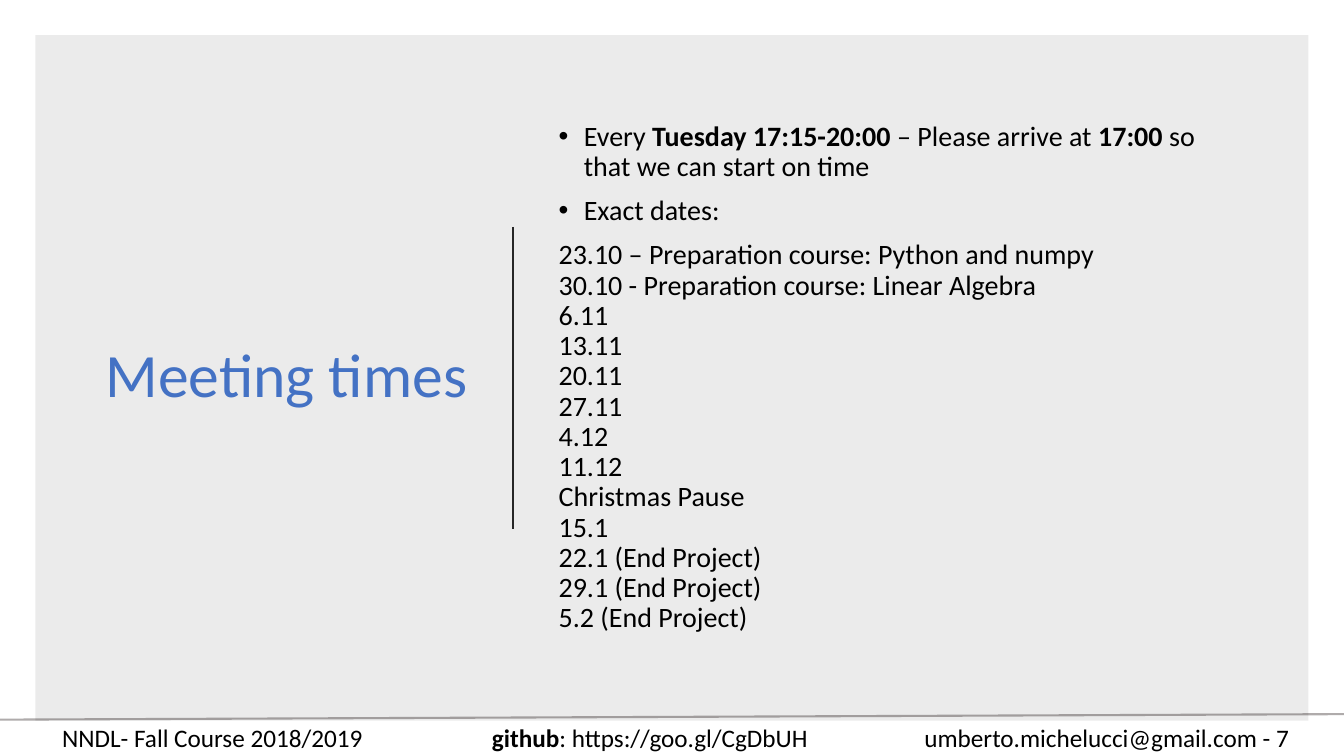
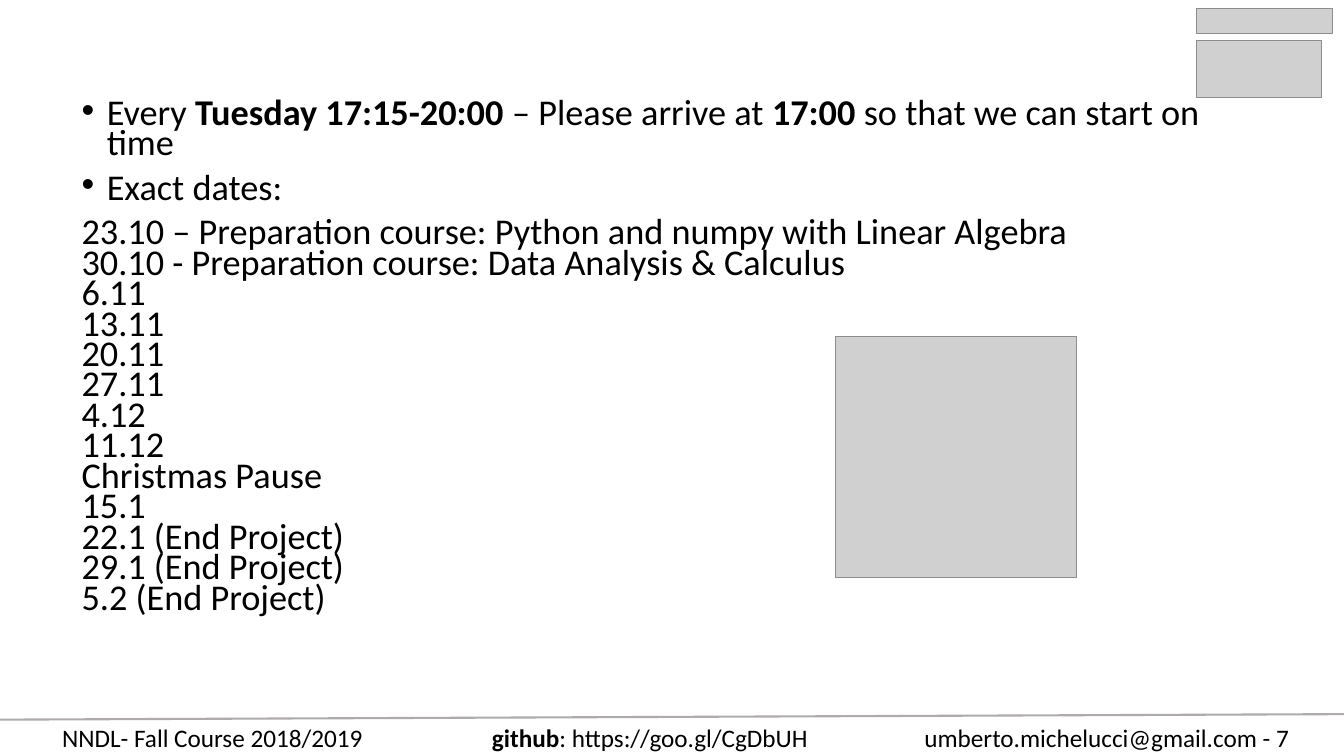
Before and after one commit to toelt-llc/COURSE-zhaw-dlcourse-spring2019, a slide deck: slide 7 of NNDL - Fall 18 Week 1 - Administration and basics.pptx. Drawn at 1344x756 pixels with LibreOffice and Linux fonts; fonts in the diff are those of the drawing; grey boxes stand for pictures. Boxes give left, top, right and bottom in pixels: in the first picture for what was removed or moved away, otherwise in the second. Text is boxed around its words. In the diff, an @@ line names an element or a change of style, - is before the commit and + after.

```diff
--- a/NNDL - Fall 18 Week 1 - Administration and basics.pptx
+++ b/NNDL - Fall 18 Week 1 - Administration and basics.pptx
@@ picture added at [1197,8,1333,33] @@
@@ rectangle removed at [35,35,1309,721] @@
@@ picture added at [1197,40,1321,97] @@
@@ text "Every Tuesday 17:15-20:00 – Please ...": place and size @@
-text "Every Tuesday 17:15-20:00 – Please ..." at [559,126,1195,632]
+text "Every Tuesday 17:15-20:00 – Please ..." at [82,95,1199,617]
@@ text at [107,95,1199,201]: size 20 to 25.9 pt in "Every Tuesday 17:15-20:00 – Please arrive at ...", "Exact dates:"; line spacing 0.9 to 0.7 @@
@@ text at [82,218,1066,617]: text changed; size 20 to 25.9 pt @@
-23.10 – Preparation course: Python and numpy
-30.10 - Preparation course: Linear Algebra
-6.11
-13.11
-20.11
-27.11
-4.12
-11.12
-Christmas Pause
-15.1
-22.1 (End Project)
-29.1 (End Project)
-5.2 (End Project)
+23.10 – Preparation course: Python and numpy with Linear Algebra
+30.10 - Preparation course: Data Analysis & Calculus
+6.11
+13.11
+20.11
+27.11
+4.12
+11.12
+Christmas Pause
+15.1
+22.1 (End Project)
+29.1 (End Project)
+5.2 (End Project)
@@ line removed from (513, 227) to (513, 529) @@
@@ title removed at [106,354,467,408] @@
-Meeting times
@@ picture added at [836,337,1078,579] @@
```
Also in this commit, not shown: 12 other slides changed, 2 slides added, 2 slides removed.
